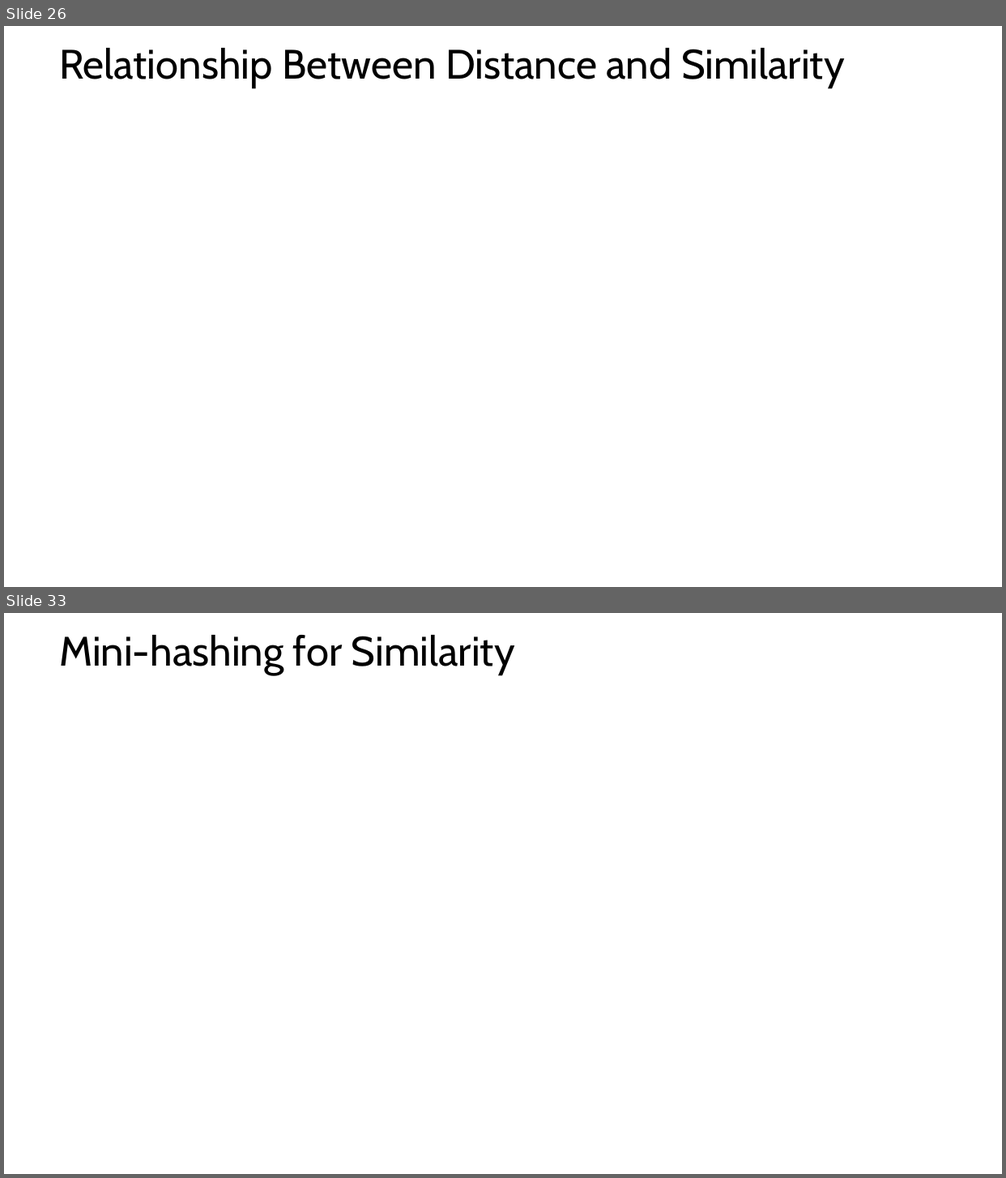
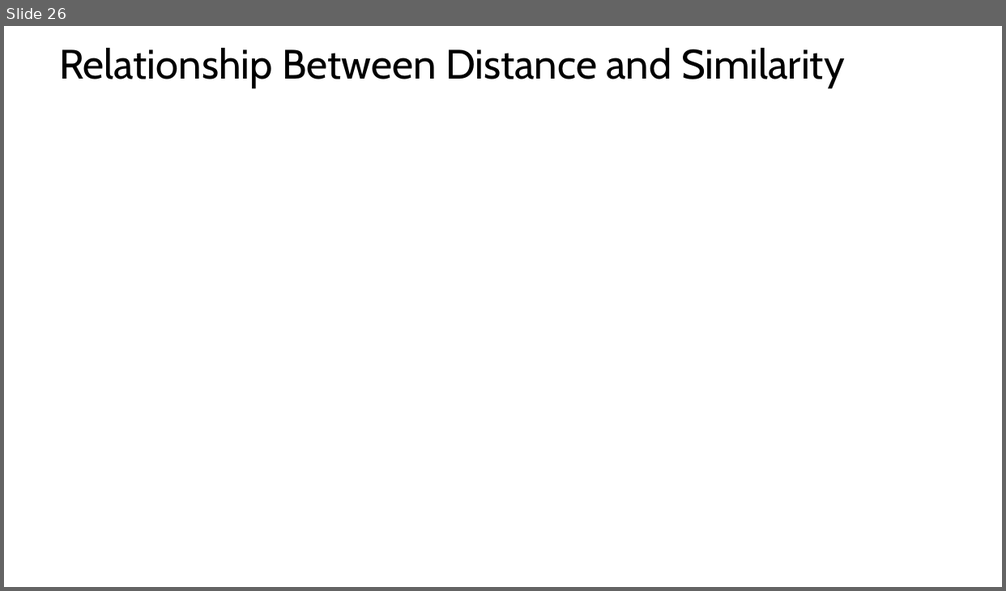
Before and after one commit to StephenElston/CSCI-E-108, a slide deck: slides/4_DistanceAndSimilarityMeasures_Part1.pptx. Shown one above the other, each under a label of ours: slides 26 and 33 before the commit, slide 26 after it; the slides between them are not shown. The pictures are 1006x1178 and 1006x591 pixels, drawn with LibreOffice and Linux fonts; fonts in the diff are those of the drawing; grey boxes stand for pictures. Boxes give left, top, right and bottom in pixels: in the first picture for what was removed or moved away, otherwise in the second. Text is boxed around its words. In the diff, an @@ line names an element or a change of style, - is before the commit and + after.

```diff
--- a/slides/4_DistanceAndSimilarityMeasures_Part1.pptx
+++ b/slides/4_DistanceAndSimilarityMeasures_Part1.pptx
@@ slide 33 removed at [4, 613, 1002, 1174], background #FFFFFF @@
@@ title removed at [59, 635, 515, 675] @@
-Mini-hashing for Similarity
```
Also in this commit, not shown: 1 slide changed, 29 other slides removed, 1 other file.
